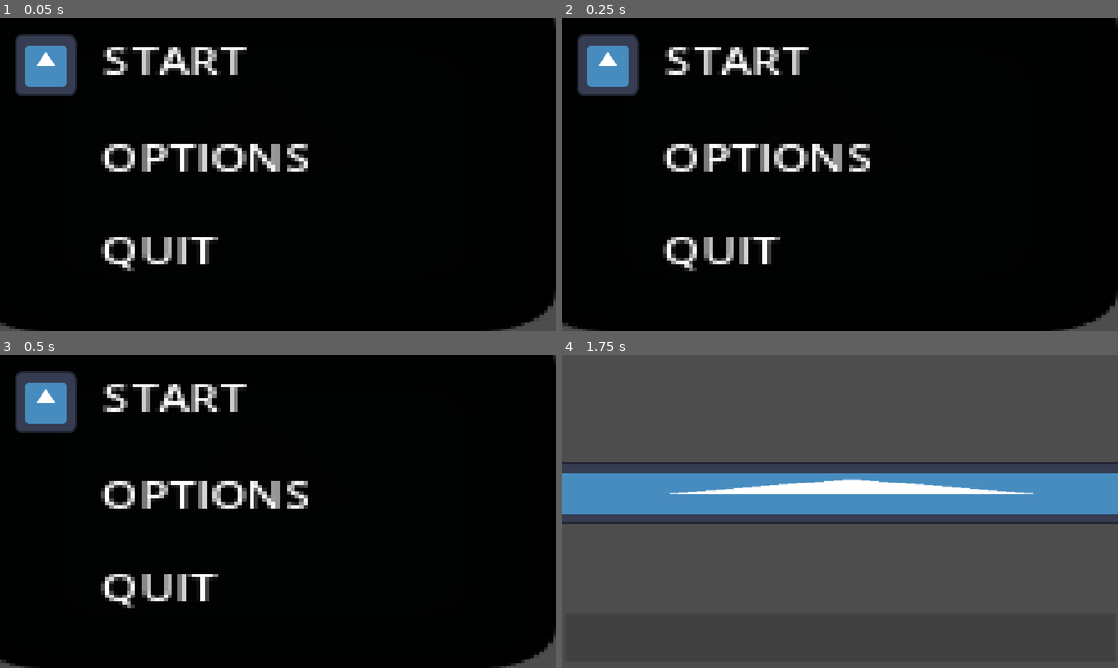
Above: before the commit, frames 1-4 (two rows, left to right).
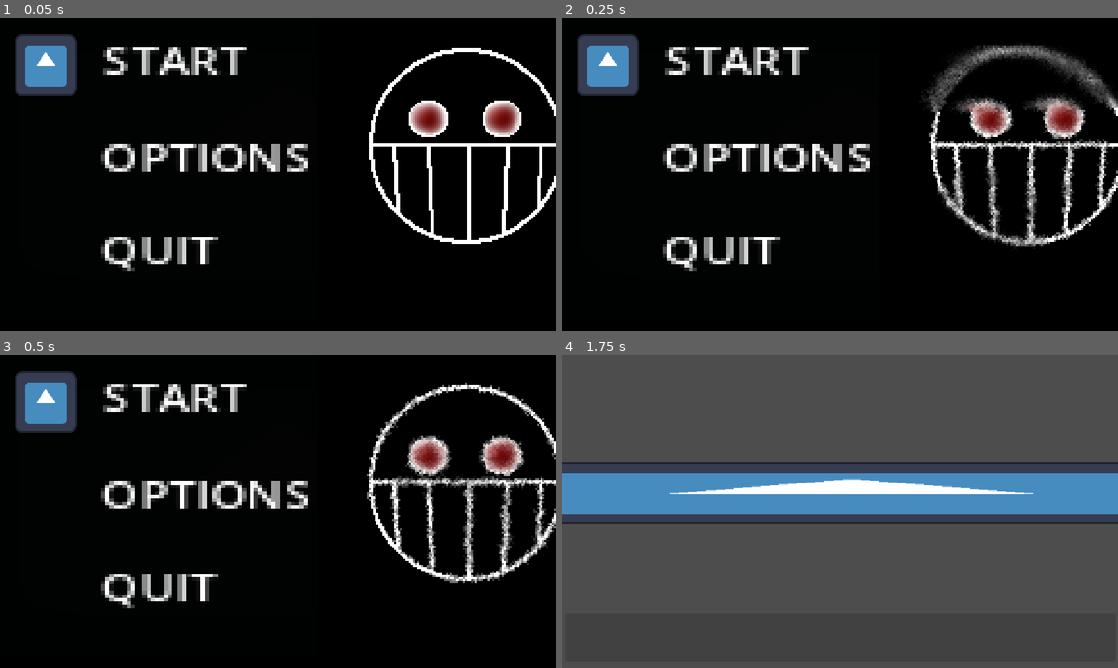
Above: after the commit, the same moments.

Repository: Ranger-Yev/project_sequence
Game: Godot game, scene res://game_big.tscn
Same seed, same stepped clock (60 frames per second), same inputs: the game is played once before the commit and once after it. The engine's default icon, where the game draws it, is replaced by a stand-in: a white triangle on a blue panel in a dark square.
Inputs (mouse positions are in pixels of both pictures, inside the frame that each line leads up to):
- Up to frame 1 (0.05 s): no input
- Up to frame 2 (0.25 s): no input
- Up to frame 3 (0.5 s): no input
- Up to frame 4 (1.75 s): tap Enter (ui_accept) at 0.5, 0.77 s; move the mouse to (962, 495) at 0.52 s; hold Right (ui_right) 0.53-1.25 s; tap Mouse wheel down (Scroll_Down) at 0.6 s; click (895, 642) at 1.25 s

The runs differ from the first frame. In frame 1, 4.3% of the frame differs, in the area x 0-100%, y 0-100%; in frame 2, 7.7%; in frame 3, 6.1%; in frame 4, nothing differs.

Commit message:
Title screen animation

Diff:
--- a/Scripts/start_screen.gd
+++ b/Scripts/start_screen.gd
@@ -1,9 +1,13 @@
 extends Node2D
 
 
+@onready var icon = $Icon
+@onready var m1 = $M1
+@onready var m2 = $M2
+@onready var m3 = $M3
 # Called when the node enters the scene tree for the first time.
 func _ready() -> void:
-	$Icon.position = $"M1".position
+	icon.position = m1.position
 	pass
 
 
@@ -37,3 +41,11 @@
 		else: queue_free()
 
 	pass
+
+
+func _on_special_timer_timeout() -> void:
+	if randf_range(1,100) >= 90:
+		$"Scary Bro".frame = randf_range(17,24)
+	else:
+		$"Scary Bro".frame = randf_range(1,16)
+	pass # Replace with function body.
--- a/start_screen.tscn
+++ b/start_screen.tscn
@@ -2,6 +2,7 @@
 
 [ext_resource type="Script" uid="uid://b26um1er6nsa" path="res://Scripts/start_screen.gd" id="1_pevhg"]
 [ext_resource type="Texture2D" uid="uid://cul8kjp32rhnw" path="res://Art/icon.svg" id="2_afy8x"]
+[ext_resource type="Texture2D" uid="uid://doc1uwjdp8v3a" path="res://Art/Sprite-0001.png" id="3_afy8x"]
 
 [node name="Start Screen" type="Node2D" unique_id=457463805]
 scale = Vector2(0.9999999, 1)
@@ -9,8 +10,8 @@
 
 [node name="BG1" type="Sprite2D" parent="." unique_id=1906025824]
 modulate = Color(0.012617188, 0.012617188, 0.012617188, 1)
-position = Vector2(545.49994, 292.49997)
-scale = Vector2(9.523438, 5.5703125)
+position = Vector2(589.5001, 292.49997)
+scale = Vector2(12.507813, 5.5703125)
 texture = ExtResource("2_afy8x")
 
 [node name="Start" type="Label" parent="." unique_id=1560818414]
@@ -56,3 +57,15 @@
 position = Vector2(1705.0002, -145)
 scale = Vector2(1.0000001, 1)
 texture = ExtResource("2_afy8x")
+
+[node name="Scary Bro" type="Sprite2D" parent="." unique_id=930312716]
+position = Vector2(1232.0001, 307)
+scale = Vector2(4, 4)
+texture = ExtResource("3_afy8x")
+hframes = 24
+
+[node name="Special timer" type="Timer" parent="." unique_id=952084275]
+wait_time = 0.1
+autostart = true
+
+[connection signal="timeout" from="Special timer" to="." method="_on_special_timer_timeout"]
Binary file added: Art/Sprite-0001.ase
Binary file added: Art/Sprite-0001.png
Not shown, added: Art/Sprite-0001.png.import
Binary file added: Art/Title-screen.ase
Renamed: hacker.gd -> Scripts/hacker.gd
Renamed: hacker.gd.uid -> Scripts/hacker.gd.uid
